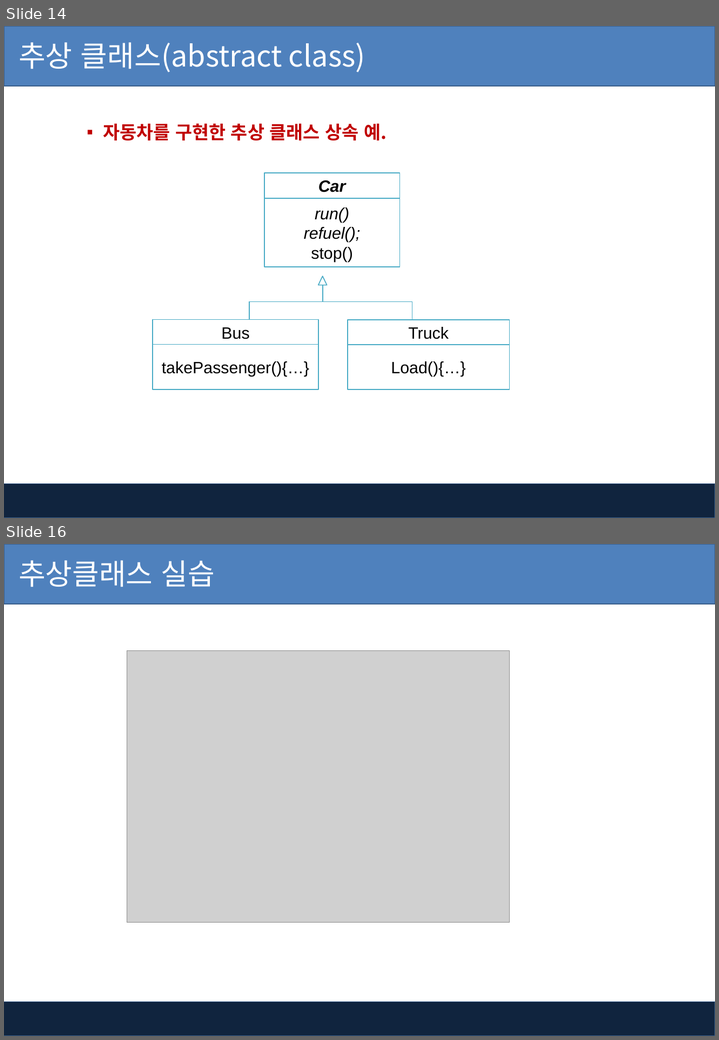
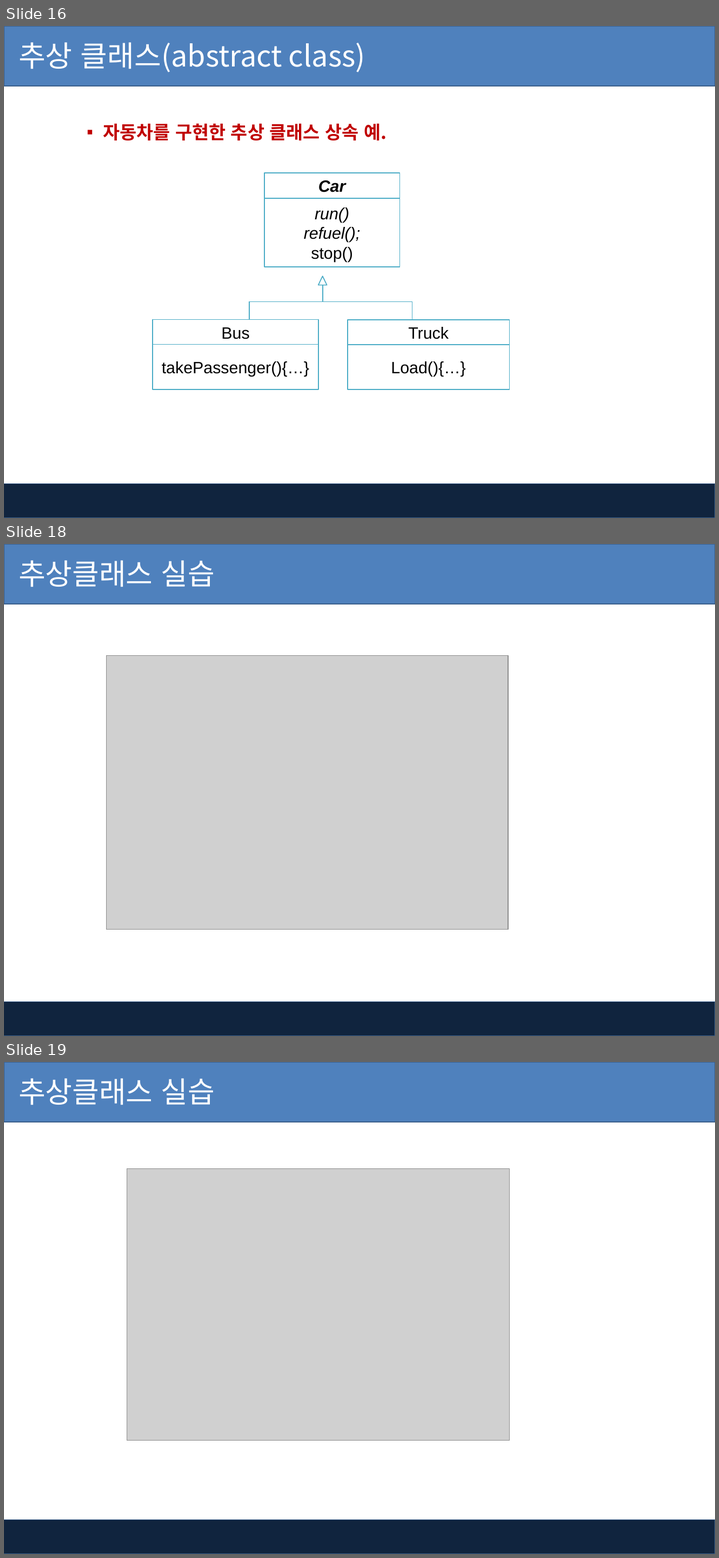
Before and after one commit to pshho/ngreen_project, a slide deck: javaWorks/자료/java_ppt/10장-추상 클래스.pptx. Shown one above the other, each under a label of ours: slides 14 and 16 before the commit, slides 16, 18 and 19 after it; the slides between them are not shown. The pictures are 719x1040 and 719x1558 pixels, drawn with LibreOffice and Linux fonts; fonts in the diff are those of the drawing; grey boxes stand for pictures; background and template pictures are left out. Boxes give left, top, right and bottom in pixels: in the first picture for what was removed or moved away, otherwise in the second. Text is boxed around its words. In the diff, an @@ line names an element or a change of style, - is before the commit and + after.

```diff
--- a/javaWorks/자료/java_ppt/10장-추상 클래스.pptx
+++ b/javaWorks/자료/java_ppt/10장-추상 클래스.pptx
@@ slide 18 added at [4,544,715,1036], background #FFFFFF; not listed: 2 template elements that a slide beside it also shows @@
@@ title added at [19,560,215,587], 32 pt, text #FFFFFF @@
+추상클래스 실습
@@ picture added at [107,656,508,929] @@
@@ what was slide 14 is now slide 16 @@
@@ what was slide 16 is now slide 19 @@
```
Also in this commit, not shown: 9 slides changed, 2 other slides added, 6 other files.
